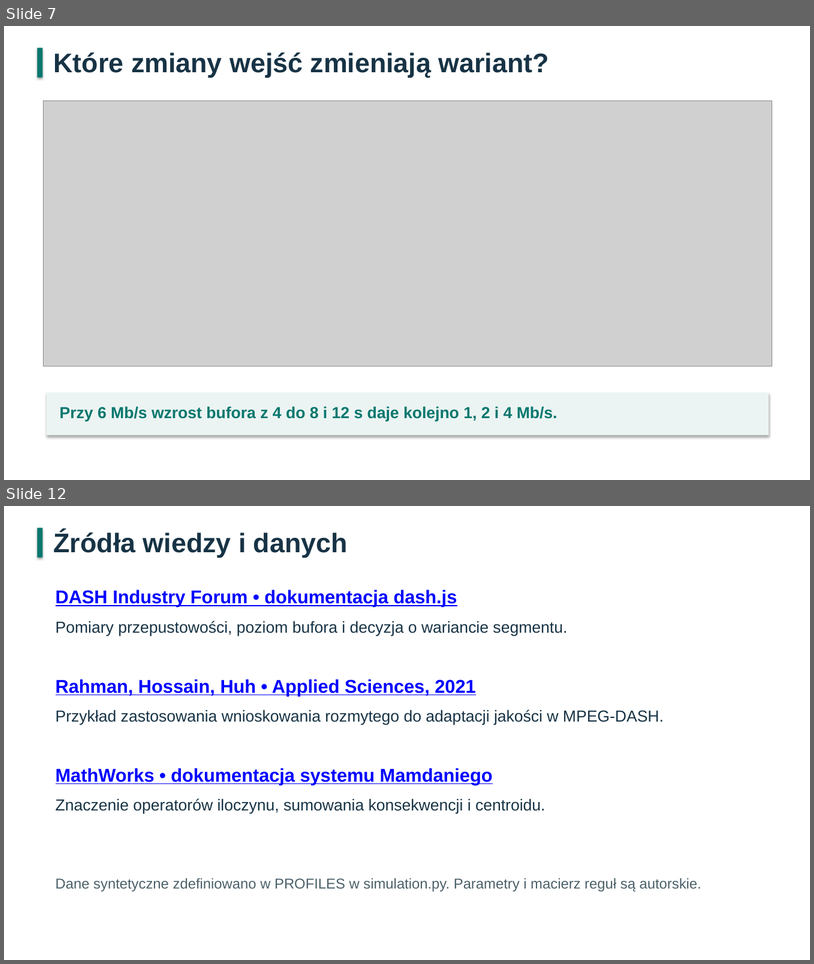
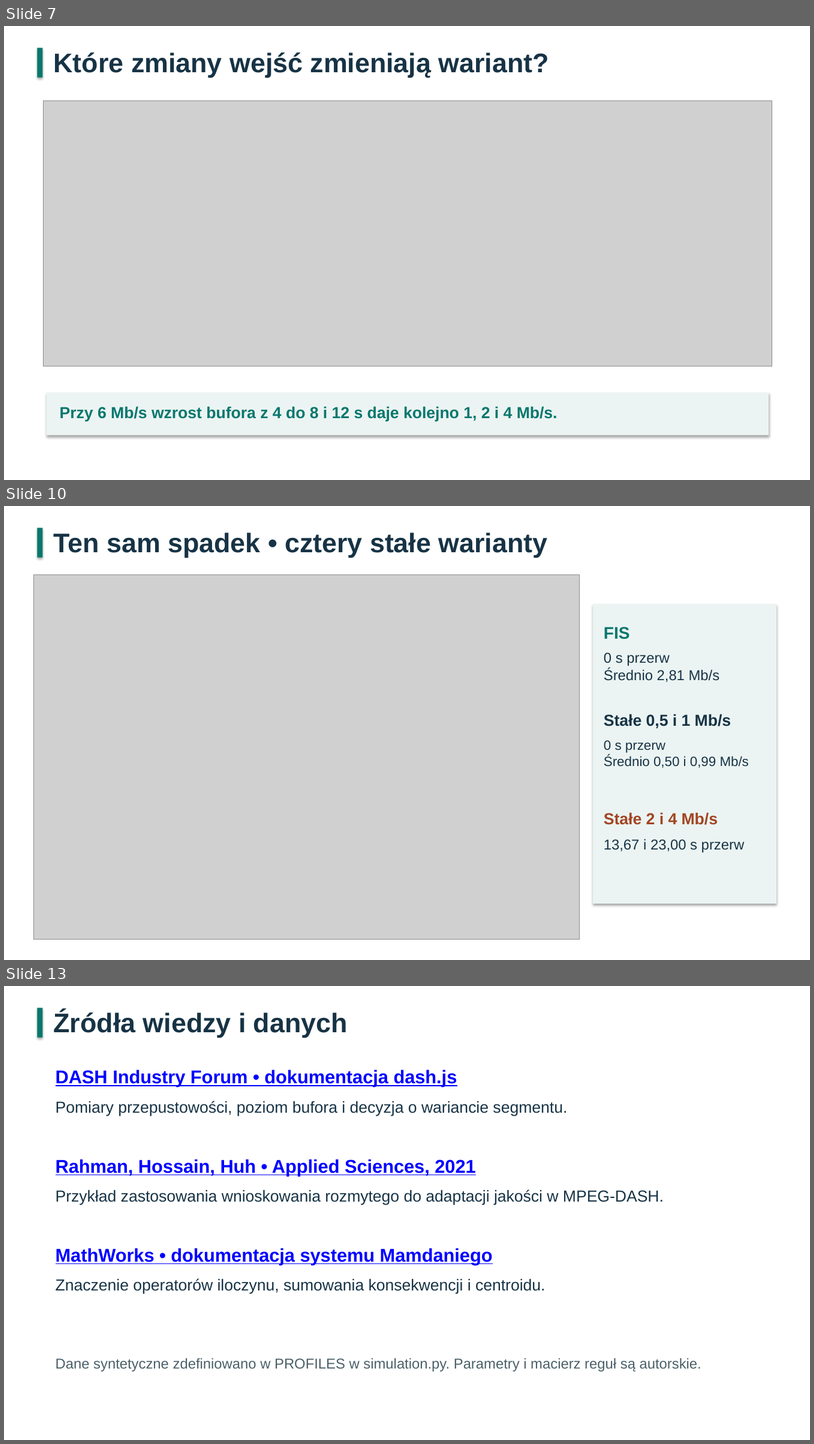
Before and after one commit to mateuszdoktor1/iwise-projekt, a slide deck: prezentacja.pptx. Shown one above the other, each under a label of ours: slides 7 and 12 before the commit, slides 7, 10 and 13 after it; the slides between them are not shown. The pictures are 814x964 and 814x1444 pixels, drawn with LibreOffice and Linux fonts; fonts in the diff are those of the drawing; grey boxes stand for pictures. Boxes give left, top, right and bottom in pixels: in the first picture for what was removed or moved away, otherwise in the second. Text is boxed around its words. In the diff, an @@ line names an element or a change of style, - is before the commit and + after.

```diff
--- a/prezentacja.pptx
+++ b/prezentacja.pptx
@@ slide 10 added at (4,506,810,960), background #FFFFFF @@
@@ rectangle added at (37,528,43,558), fill #08776E @@
@@ text added at (54,532,548,558), 32 pt, text #173345, bold @@
+Ten sam spadek • cztery stałe warianty
@@ picture added at (33,575,580,939) @@
@@ rectangle added at (593,604,777,903), fill #EBF4F2 @@
@@ text added at (604,627,630,639), 20 pt, text #08776E, bold @@
+FIS
@@ text added at (604,652,720,682), 17 pt, text #173345 @@
+0 s przerw
+Średnio 2,81 Mb/s
@@ text added at (604,714,731,728), 19 pt, text #173345, bold @@
+Stałe 0,5 i 1 Mb/s
@@ text added at (604,740,749,768), 16 pt, text #173345 @@
+0 s przerw
+Średnio 0,50 i 0,99 Mb/s
@@ text added at (604,812,718,825), 19 pt, text #A24523, bold @@
+Stałe 2 i 4 Mb/s
@@ text added at (604,838,745,852), 17 pt, text #173345 @@
+13,67 i 23,00 s przerw
@@ what was slide 12 is now slide 13 @@
```
Also in this commit, not shown: 4 slides changed, 9 other files.
